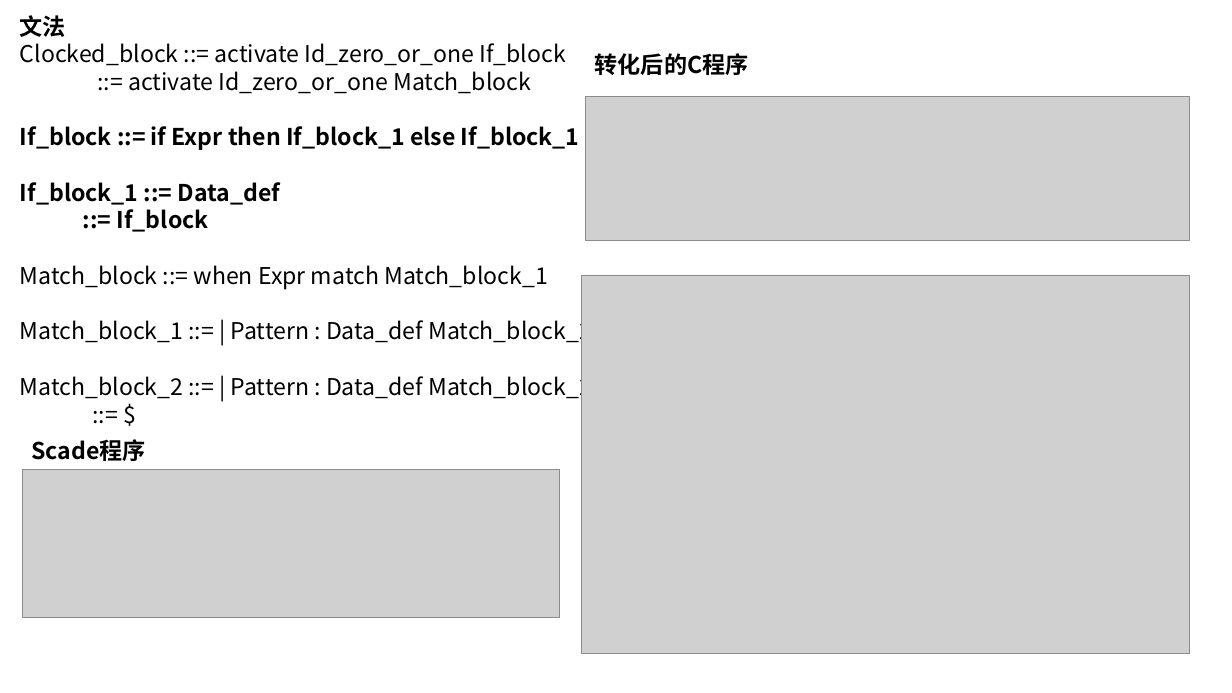
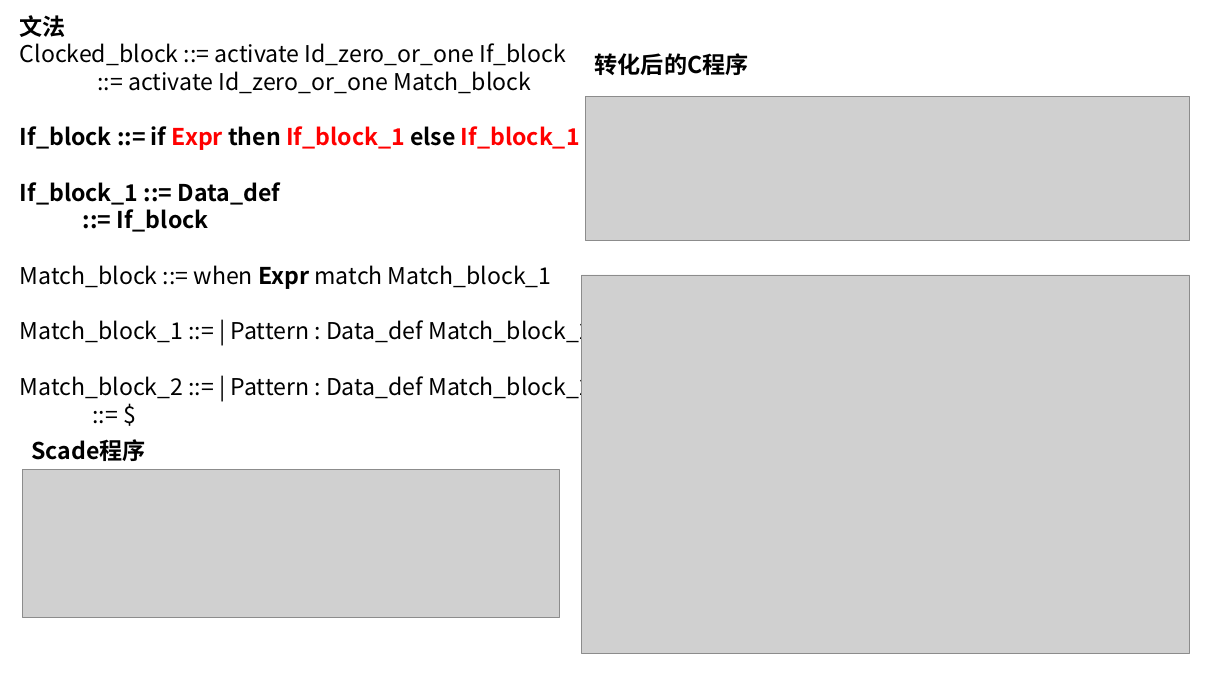
Before and after one commit to 6kuai300gmbzhc/SCADE2C, a slide deck: slide 27 of docs/scade.pptx. Drawn at 1232x693 pixels with LibreOffice and Linux fonts; fonts in the diff are those of the drawing; grey boxes stand for pictures. Boxes give left, top, right and bottom in pixels: in the first picture for what was removed or moved away, otherwise in the second. Text is boxed around its words. In the diff, an @@ line names an element or a change of style, - is before the commit and + after.

Commit message:
add pptx

```diff
--- a/docs/scade.pptx
+++ b/docs/scade.pptx
@@ text "Clocked_block ::= activate Id_zero_or_one If_block ..." at <box>20,43,592,400</box>: text colour #000000 to #FF0000 in "Expr If_block_1 If_block_1"; bold on in "Expr" @@
```
